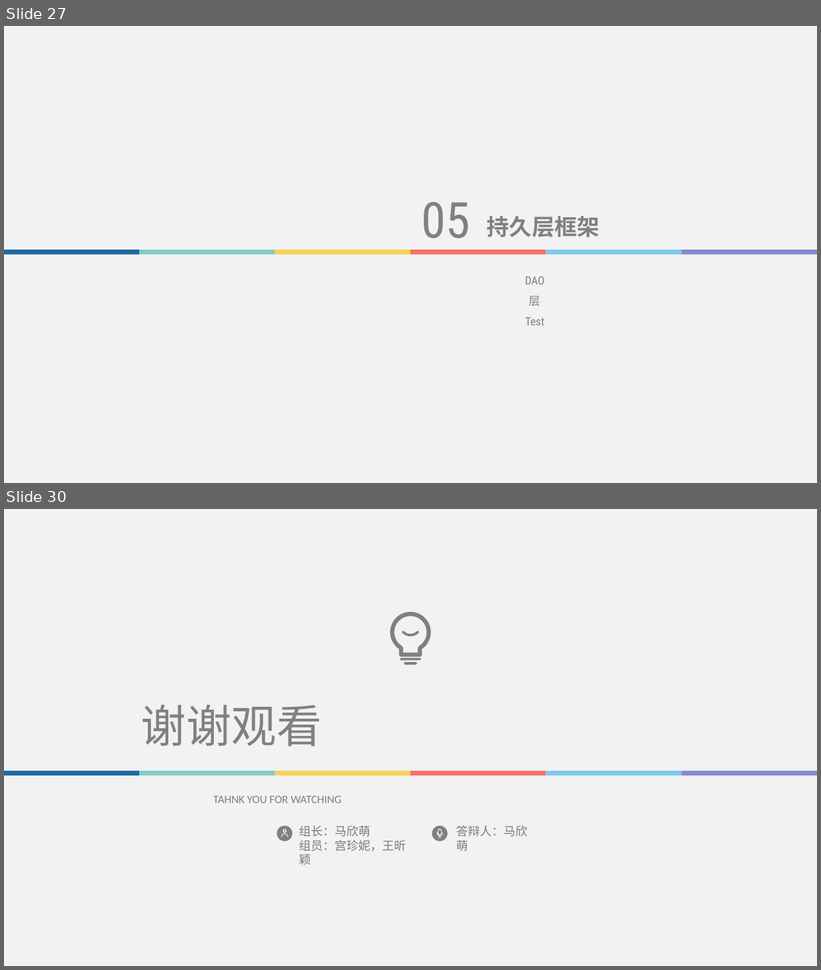
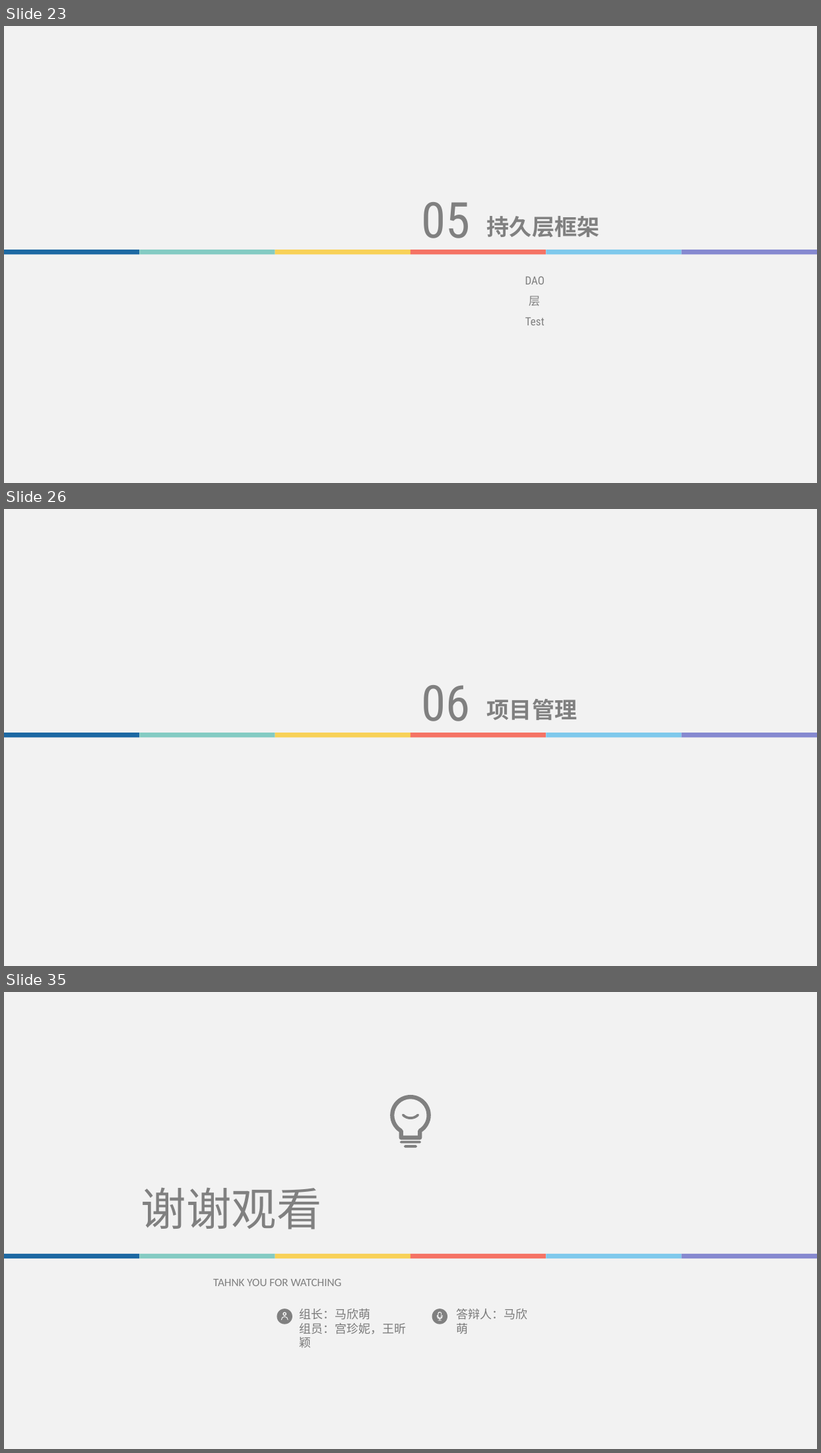
Before and after one commit to Brief-drizzle/database-ks, a slide deck: doc/答辩ppt.pptx. Shown one above the other, each under a label of ours: slides 27 and 30 before the commit, slides 23, 26 and 35 after it; the slides between them are not shown. The pictures are 821x970 and 821x1453 pixels, drawn with LibreOffice and Linux fonts; fonts in the diff are those of the drawing. Boxes give left, top, right and bottom in pixels: in the first picture for what was removed or moved away, otherwise in the second. Text is boxed around its words. In the diff, an @@ line names an element or a change of style, - is before the commit and + after.

```diff
--- a/doc/答辩ppt.pptx
+++ b/doc/答辩ppt.pptx
@@ slide 26 added at (4,509,817,966), background #F2F2F2 @@
@@ text added at (421,685,470,722), 58.6 pt, text #808080 @@
+06
@@ text added at (487,699,578,720), 26.6 pt, text #808080, bold @@
+项目管理
@@ group added at (4,733,817,738): 6 rectangles @@
@@ what was slide 27 is now slide 23 @@
@@ what was slide 30 is now slide 35 @@
```
Also in this commit, not shown: 23 slides changed, 4 other slides added, 3 other files.
